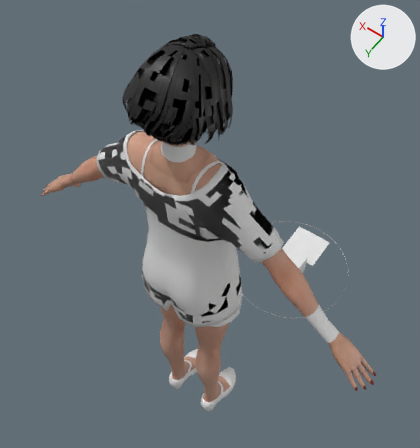
What one commit did to the FBX model Resources/Samples/Tsumugi/Tsumugi.fbx.
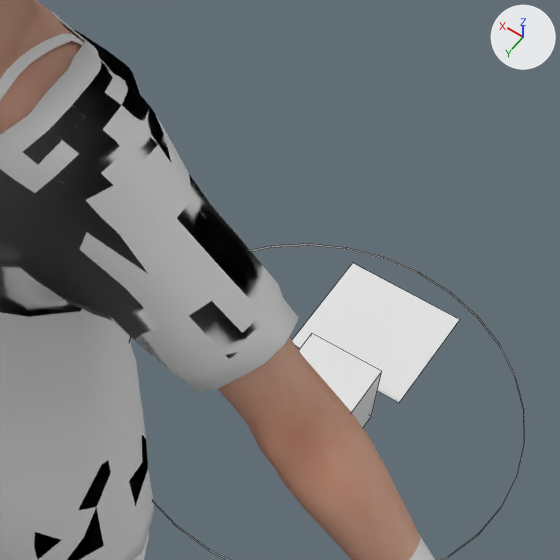
There are two pictures of each version: one whole from a camera (50 mm lens) standing at (-53.5, 67.6, 209.3) and looking at (11.2, -23.0, 66.8), one close up on the part from 47% to 85% of the width and 34% to 69% of the height. The axes (+X, +Y, +Z) are drawn at upper right. The lights are the same throughout. The close-ups show mesh edges as thin lines. Vertices at the same position are counted once.

The scene before the commit, as lines of its bpy script (objects in view):
```python
me_circle = bpy.data.meshes.new('Circle')
me_circle.from_pydata(...)  # 64 vertices, 32 faces; spans x -1.0..1.0, y -1.0..1.0, z 0.0..0.01
me_cube = bpy.data.meshes.new('Cube')
me_cube.from_pydata(...)  # a box spanning x -1.0..1.0, y -1.0..1.0, z -1.0..1.0
me_plane = bpy.data.meshes.new('Plane')
me_plane.from_pydata([(-1.0, -1.0, 0.0), (1.0, -1.0, 0.0), (-1.0, 1.0, 0.0), (1.0, 1.0, 0.0)], [], [(0, 1, 3, 2)])
me_tsumugi_katashina = bpy.data.meshes.new('Tsumugi Katashina')
me_tsumugi_katashina.from_pydata(...)  # 11694 vertices, 24745 faces; spans x -53.1..53.1, y -12.9..12.3, z -86.3..62.9
# faces by material slot: [6584, 5958, 680, 2706, 600, 3482, 4259, 476]
me_tsumugi_katashina.materials.append(mat_body)  # picture img_body_png
me_tsumugi_katashina.materials.append(mat_face)  # picture img_face_png
me_tsumugi_katashina.materials.append(mat_eyes)  # picture img_eye_png
me_tsumugi_katashina.materials.append(mat_bandages)  # its picture is missing
me_tsumugi_katashina.materials.append(mat_eye_shadow)  # picture img_spark_png
me_tsumugi_katashina.materials.append(mat_shirt)  # its picture is missing
me_tsumugi_katashina.materials.append(mat_hair)  # picture img_hair_png
me_tsumugi_katashina.materials.append(mat_eyelash)  # picture img_eyebrows_png
ob_circle = bpy.data.objects.new('Circle', me_circle)
ob_circle.location = (0.0, -66.41, 0.0)
ob_circle.scale = (25.0, 25.0, 25.0)
ob_cube = bpy.data.objects.new('Cube', me_cube)
ob_cube.location = (0.0, -67.05, 0.0)
ob_cube.scale = (4.91, 4.91, 4.91)
ob_plane = bpy.data.objects.new('Plane', me_plane)
ob_plane.location = (0.0, -80.23, 0.0)
ob_plane.scale = (7.8, 7.8, 7.8)
ob_tsumugi_katashina_mesh = bpy.data.objects.new('Tsumugi Katashina_mesh', me_tsumugi_katashina)
ob_tsumugi_katashina_mesh.location = (0.0, 0.0, 86.5)
```
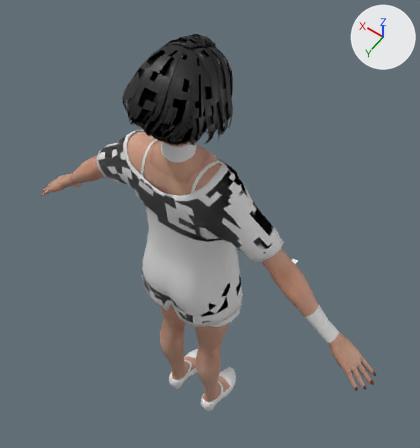
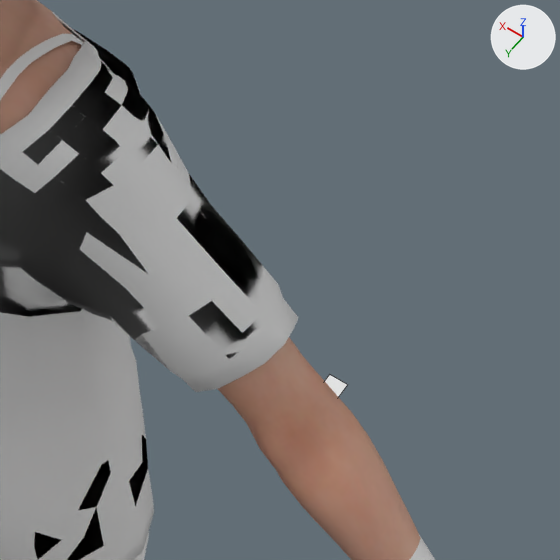
Scene script edits in JSON lines:
```json
{"block": "me_circle", "where": "# used by ob_circle; location = (0.0, -66.41, 0.0); scale = (25.0, 25.0, 25.0)"}
{"op": "remove", "block": "me_circle", "code": "me_circle.from_pydata(...)  # 64 vertices, 32 faces; spans x -1.0..1.0, y -1.0..1.0, z 0.0..0.01"}
{"op": "add", "block": "me_circle", "code": "me_circle.from_pydata(...)  # 32 vertices, 0 faces; spans x -1.0..1.0, y -1.0..1.0, z 0.0"}
{"block": "me_circle", "change": "me_circle part 1"}
{"block": "me_circle", "change": "32 vertices are removed from x -1.0..1.0, y -1.0..1.0, z 0.01"}
{"block": "me_circle", "change": "32 faces are deleted"}
{"op": "set", "path": "ob_plane.location", "old": "(0.0, -80.23, 0.0)", "new": "(0.0, -69.85, 0.0)"}
{"op": "set", "path": "ob_plane.scale", "old": "(7.8, 7.8, 7.8)", "new": "(1.3, 1.3, 1.3)"}
{"op": "set", "path": "ob_cube.location", "old": "(0.0, -67.05, 0.0)", "new": "(0.0, -67.64, 0.0)"}
{"op": "set", "path": "ob_cube.scale", "old": "(4.91, 4.91, 4.91)", "new": "(0.821, 0.821, 0.821)"}
{"op": "set", "path": "ob_circle.location", "old": "(0.0, -66.41, 0.0)", "new": "(0.0, -67.54, 0.0)"}
{"op": "set", "path": "ob_circle.scale", "old": "(25.0, 25.0, 25.0)", "new": "(4.18, 4.18, 4.18)"}
```

Where the change shows, as pixel boxes [x1, y1, x2, y2] in the close-ups (560 x 560 px):
```json
{"object": "Plane", "change": "moved, rescaled", "before": [292, 263, 460, 403], "after": [325, 375, 348, 397]}
{"object": "Cube", "change": "moved, rescaled", "before": [299, 333, 382, 427], "on screen": "not visible afterwards"}
{"object": "Circle", "change": "no longer drawn", "before": [130, 244, 525, 560]}
```
